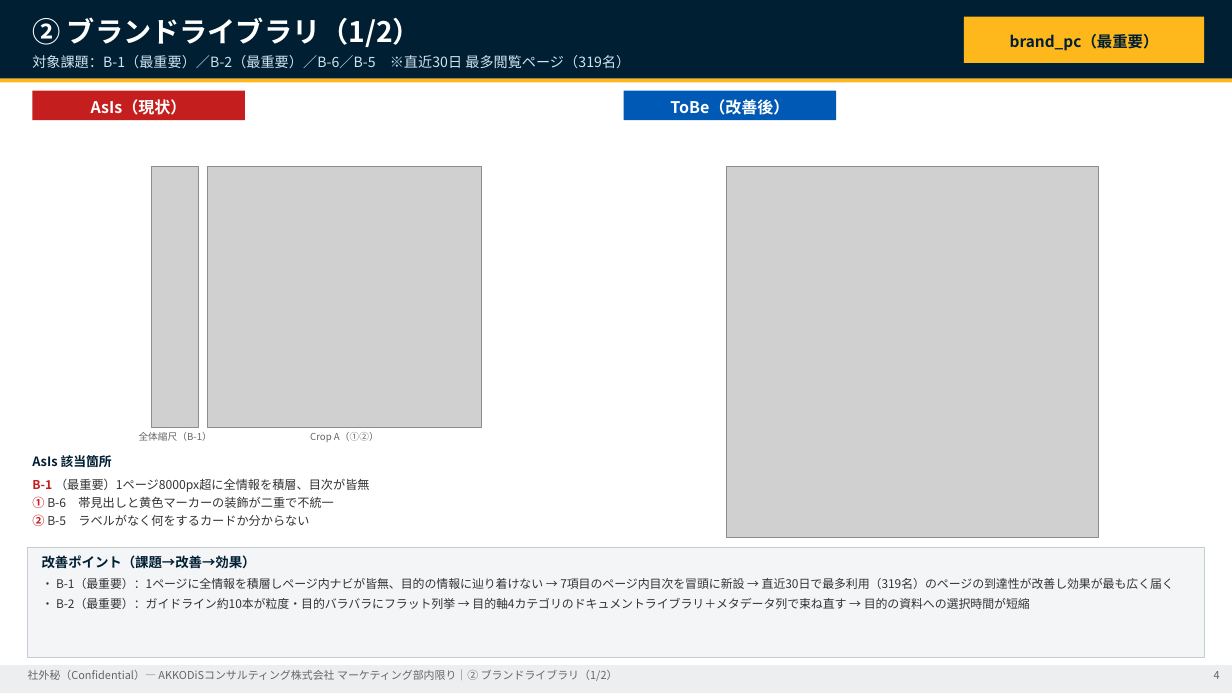
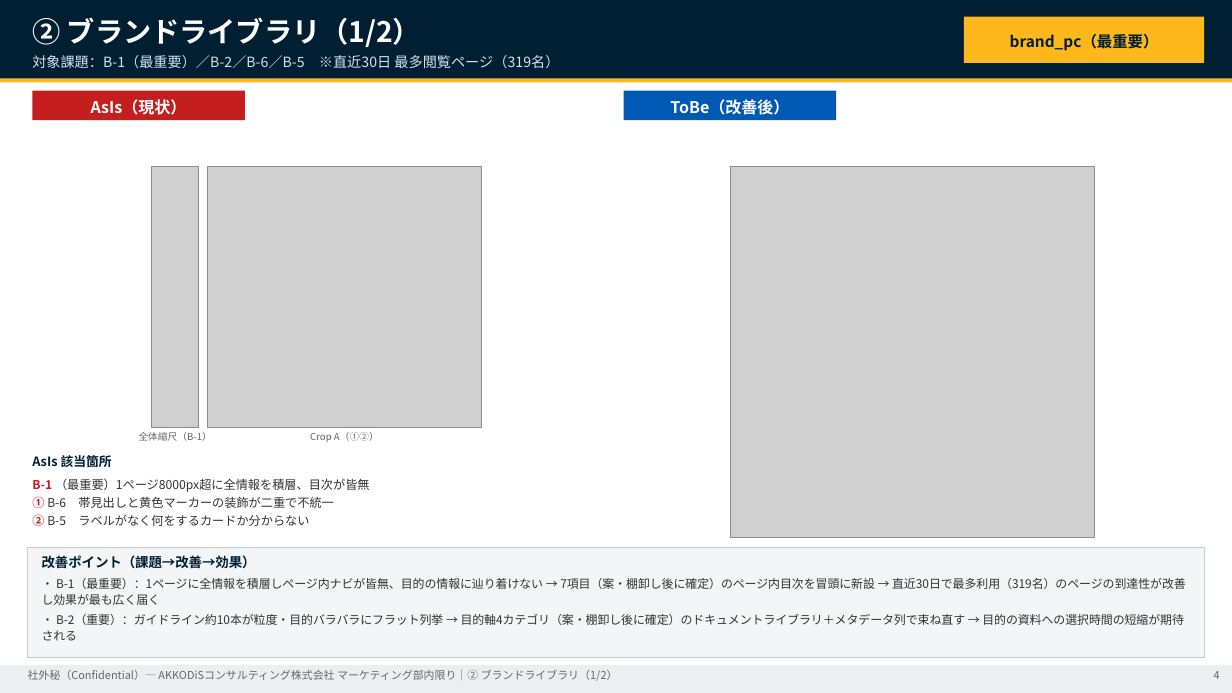
Before and after one commit to hoyahiroki/akkodis-marketing-portal, a slide deck: slide 4 of deliverables/1784786903168-17720/AKKODiSマーケティングポータル_課題AsIs-ToBe提案書.pptx. Drawn at 1232x693 pixels with LibreOffice and Linux fonts; fonts in the diff are those of the drawing; grey boxes stand for pictures. Boxes give left, top, right and bottom in pixels: in the first picture for what was removed or moved away, otherwise in the second. Text is boxed around its words. In the diff, an @@ line names an element or a change of style, - is before the commit and + after.

```diff
--- a/deliverables/1784786903168-17720/AKKODiSマーケティングポータル_課題AsIs-ToBe提案書.pptx
+++ b/deliverables/1784786903168-17720/AKKODiSマーケティングポータル_課題AsIs-ToBe提案書.pptx
@@ text at box(32, 55, 559, 68): text changed @@
-対象課題：B-1（最重要）／B-2（最重要）／B-6／B-5 ※直近30日 最多閲覧ページ（319名）
+対象課題：B-1（最重要）／B-2／B-6／B-5 ※直近30日 最多閲覧ページ（319名）
@@ picture: place and size @@
-picture at box(727, 166, 1099, 538)
+picture at box(730, 166, 1094, 538)
@@ text at box(42, 578, 1186, 641): text changed @@
-・ B-1（最重要）：1ページに全情報を積層しページ内ナビが皆無、目的の情報に辿り着けない → 7項目のページ内目次を冒頭に新設 → 直近30日で最多利用（319名）のページの到達性が改善し効果が最も広く届く
-・ B-2（最重要）：ガイドライン約10本が粒度・目的バラバラにフラット列挙 → 目的軸4カテゴリのドキュメントライブラリ＋メタデータ列で束ね直す → 目的の資料への選択時間が短縮
+・ B-1（最重要）：1ページに全情報を積層しページ内ナビが皆無、目的の情報に辿り着けない → 7項目（案・棚卸し後に確定）のページ内目次を冒頭に新設 → 直近30日で最多利用（319名）のページの到達性が改善し効果が最も広く届く
+・ B-2（重要）：ガイドライン約10本が粒度・目的バラバラにフラット列挙 → 目的軸4カテゴリ（案・棚卸し後に確定）のドキュメントライブラリ＋メタデータ列で束ね直す → 目的の資料への選択時間の短縮が期待される
```
Also in this commit, not shown: 6 other slides changed, 1 slide added, 7 other files.
